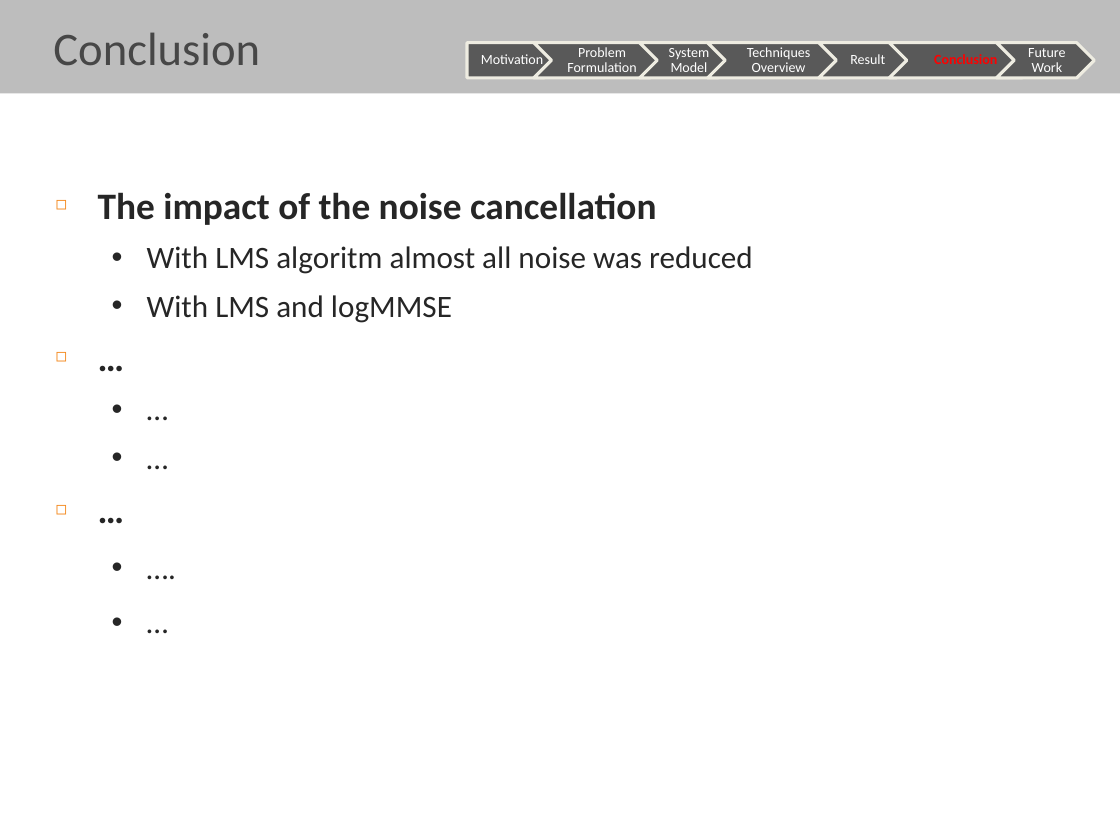
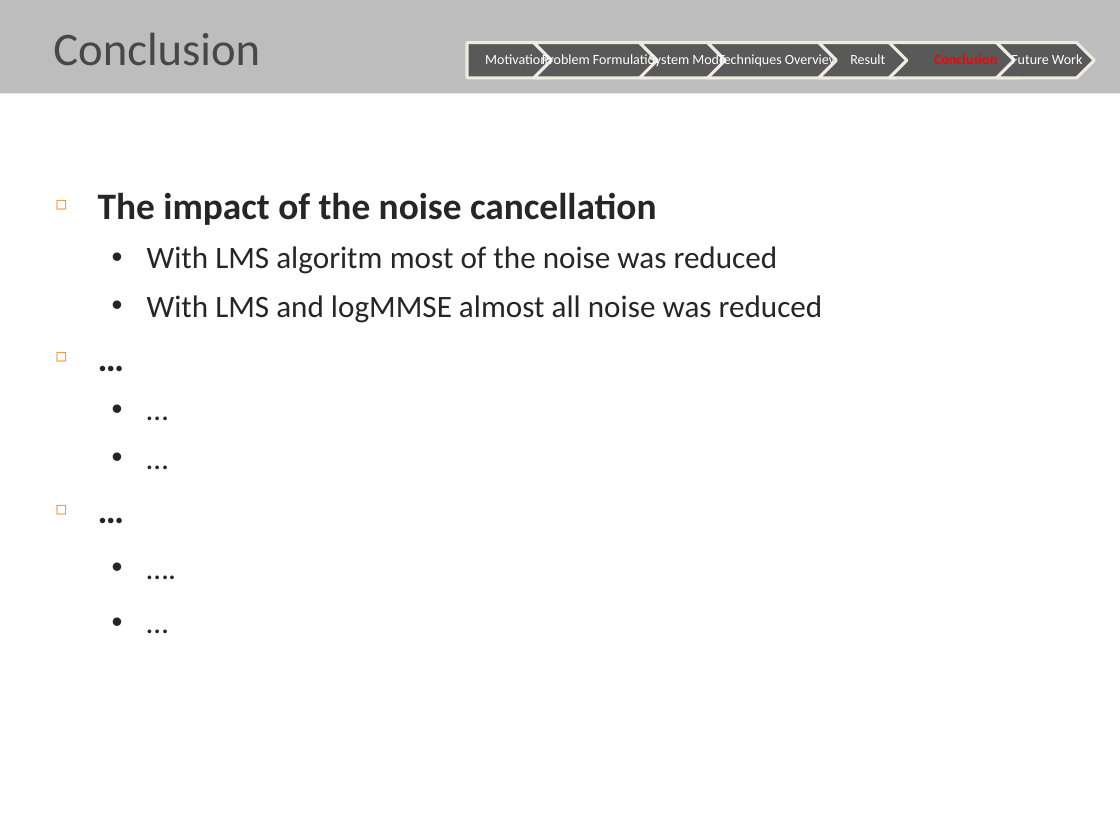
Before and after one commit to pzett/eq2440_2015, a slide deck: slide 13 of Draft_Final_Presentation.pptx (slide 11 before the commit). Drawn at 1120x840 pixels with LibreOffice and Linux fonts; fonts in the diff are those of the drawing; background and template pictures are left out. Boxes give left, top, right and bottom in pixels: in the first picture for what was removed or moved away, otherwise in the second. Text is boxed around its words. In the diff, an @@ line names an element or a change of style, - is before the commit and + after.

```diff
--- a/Draft_Final_Presentation.pptx
+++ b/Draft_Final_Presentation.pptx
@@ text "Motivation" rewrapped from (481,52,543,68) to (467,43,561,77) @@
@@ text "Problem Formulation" rewrapped from (567,47,636,72) to (593,52,662,68) @@
@@ text "System Model" rewrapped from (669,45,709,72) to (649,52,729,68) @@
@@ text "Techniques Overview" rewrapped from (747,47,811,72) to (718,52,839,68) @@
@@ text "Future Work" rewrapped from (1028,48,1066,72) to (1011,54,1083,65) @@
@@ text at (147,246,823,323): text changed @@
-  • With LMS algoritm almost all noise was reduced
-  • With LMS and logMMSE
+  • With LMS algoritm most of the noise was reduced
+  • With LMS and logMMSE almost all noise was reduced
```
Also in this commit, not shown: 10 other slides changed, 2 slides added.
